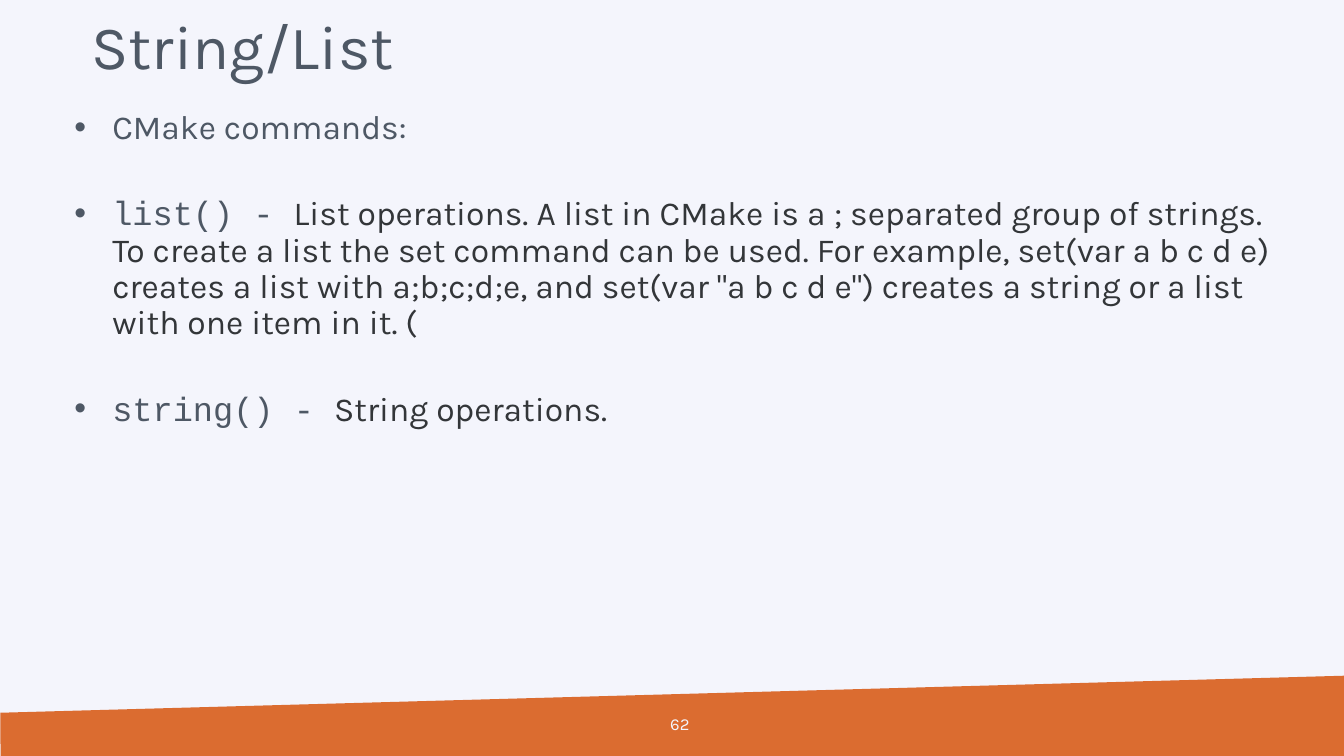
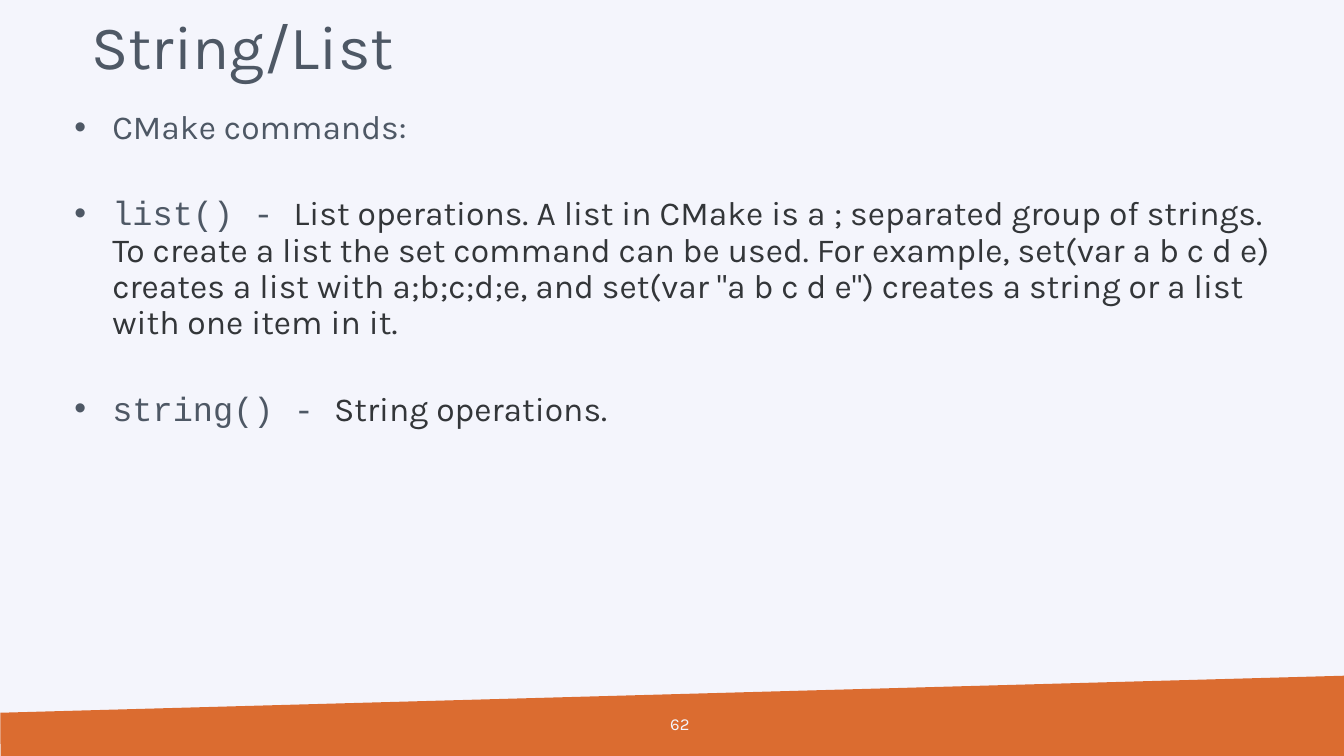
Before and after one commit to hpcleuven/CMake-intro, a slide deck: slide 62 of CMake-introduction.pptx. Drawn at 1344x756 pixels with LibreOffice and Linux fonts; fonts in the diff are those of the drawing; background and template pictures are left out. Boxes give left, top, right and bottom in pixels: in the first picture for what was removed or moved away, otherwise in the second. Text is boxed around its words. In the diff, an @@ line names an element or a change of style, - is before the commit and + after.

```diff
--- a/CMake-introduction.pptx
+++ b/CMake-introduction.pptx
@@ text at [112, 201, 1269, 335]: text changed @@
-  • list() - List operations. A list in CMake is a ; separated group of strings. To create a list the set command can be used. For example, set(var a b c d e) creates a list with a;b;c;d;e, and set(var "a b c d e") creates a string or a list with one item in it. (
+  • list() - List operations. A list in CMake is a ; separated group of strings. To create a list the set command can be used. For example, set(var a b c d e) creates a list with a;b;c;d;e, and set(var "a b c d e") creates a string or a list with one item in it.
```
Also in this commit, not shown: 37 other slides changed, 1 other file.
